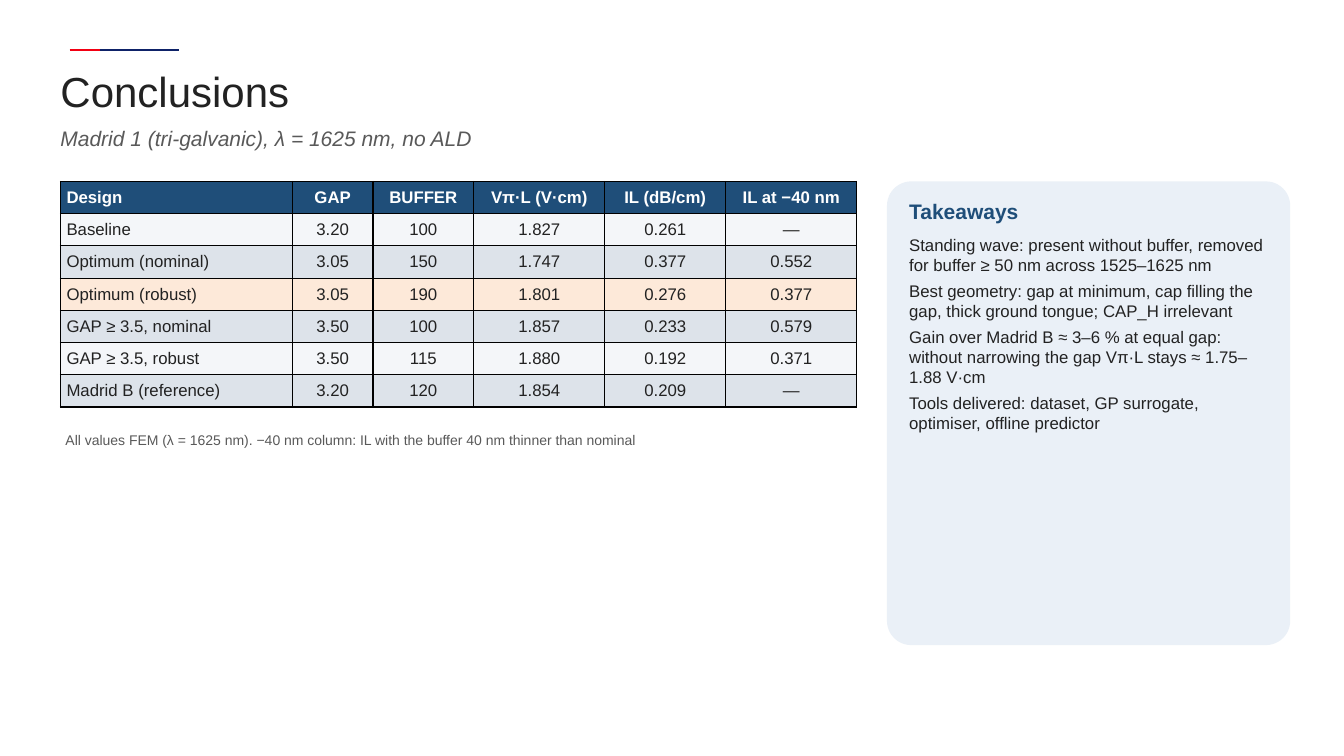
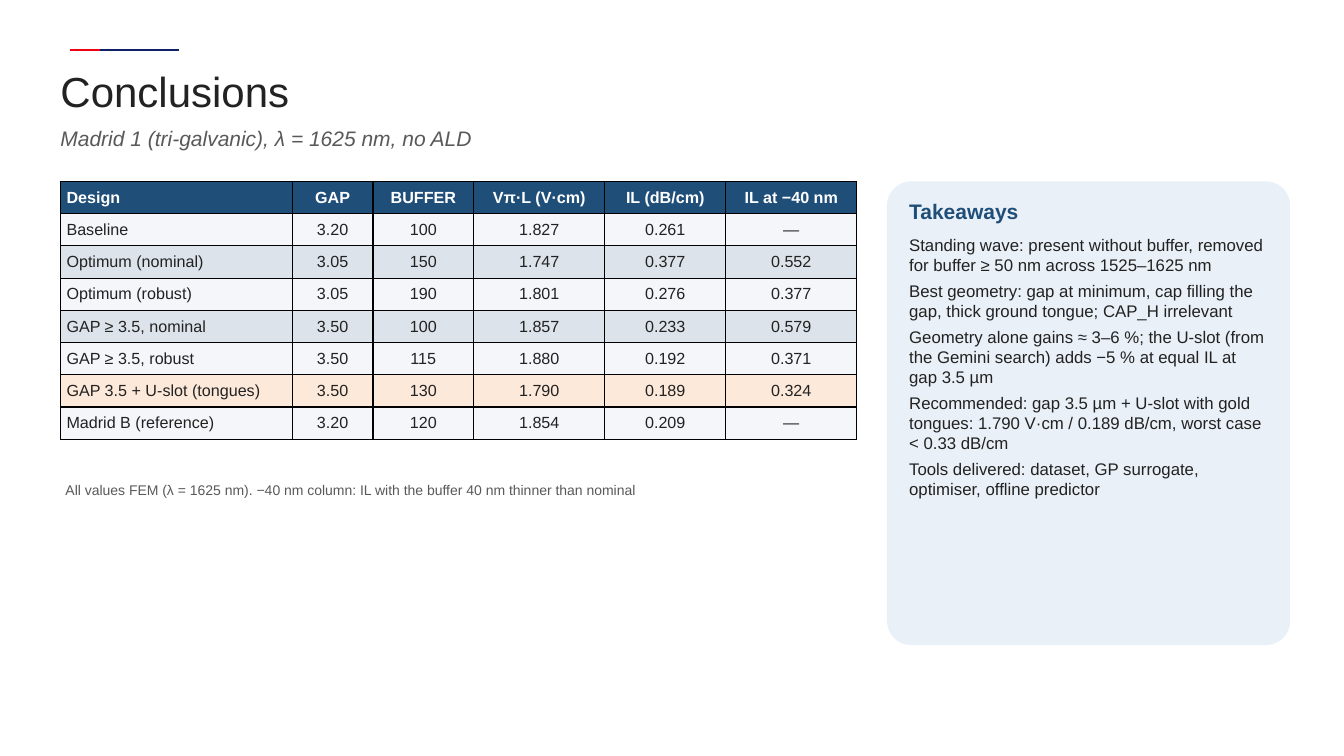
Before and after one commit to andreimuresian/claude, a slide deck: slide 17 of results/madrid/m1/deck/Madrid1_results_AFR.pptx (slide 12 before the commit). Drawn at 1344x756 pixels with LibreOffice and Linux fonts; fonts in the diff are those of the drawing; background and template pictures are left out. Boxes give left, top, right and bottom in pixels: in the first picture for what was removed or moved away, otherwise in the second. Text is boxed around its words. In the diff, an @@ line names an element or a change of style, - is before the commit and + after.

```diff
--- a/results/madrid/m1/deck/Madrid1_results_AFR.pptx
+++ b/results/madrid/m1/deck/Madrid1_results_AFR.pptx
@@ table at (60, 181, 857, 440) @@
+row 7: GAP 3.5 + U-slot (tongues) | 3.50 | 130 | 1.790 | 0.189 | 0.324
@@ text in rounded rectangle at (909, 331, 1264, 449): text changed @@
-Gain over Madrid B ≈ 3–6 % at equal gap: without narrowing the gap Vπ·L stays ≈ 1.75–1.88 V·cm
+Geometry alone gains ≈ 3–6 %; the U-slot (from the Gemini search) adds −5 % at equal IL at gap 3.5 µm
+Recommended: gap 3.5 µm + U-slot with gold tongues: 1.790 V·cm / 0.189 dB/cm, worst case < 0.33 dB/cm
@@ text "All values FEM (λ = ...": place and size @@
-text "All values FEM (λ = ..." at (65, 435, 636, 448)
+text "All values FEM (λ = ..." at (65, 485, 636, 498)
```
Also in this commit, not shown: 5 slides added, 22 other files.
